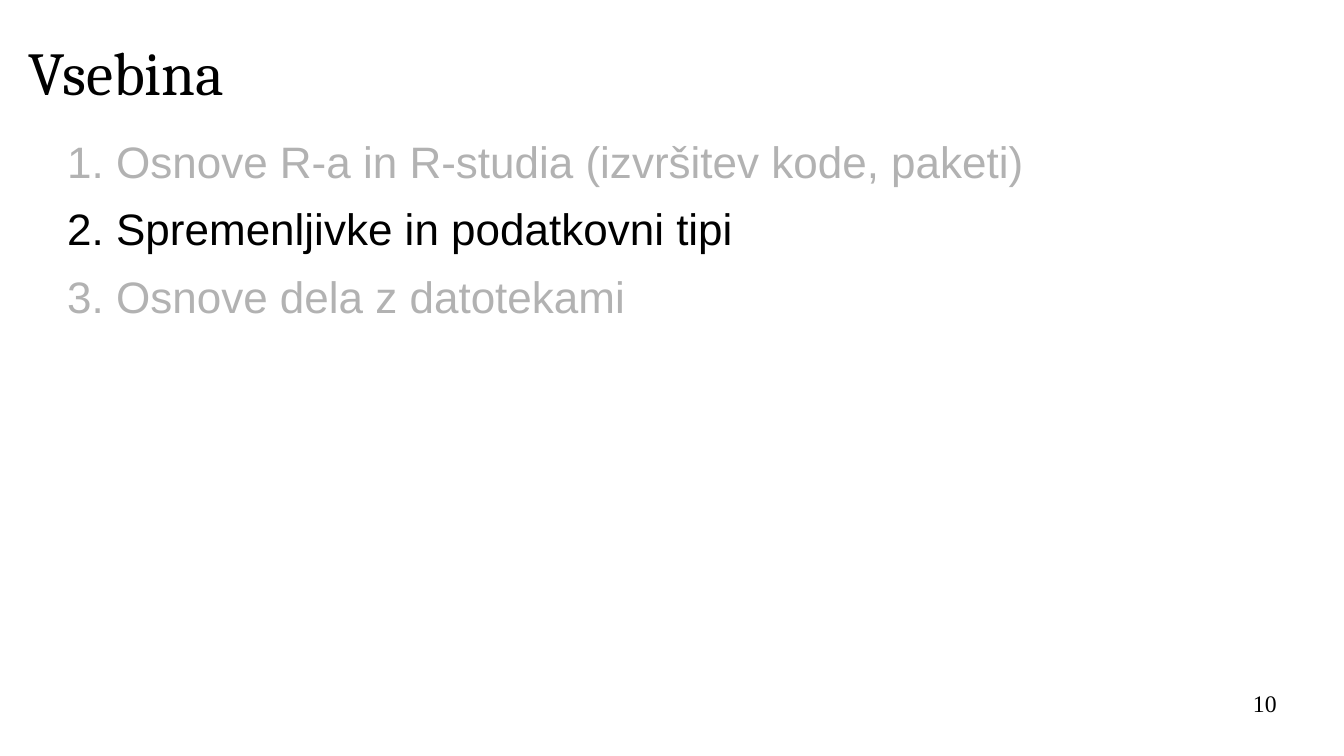
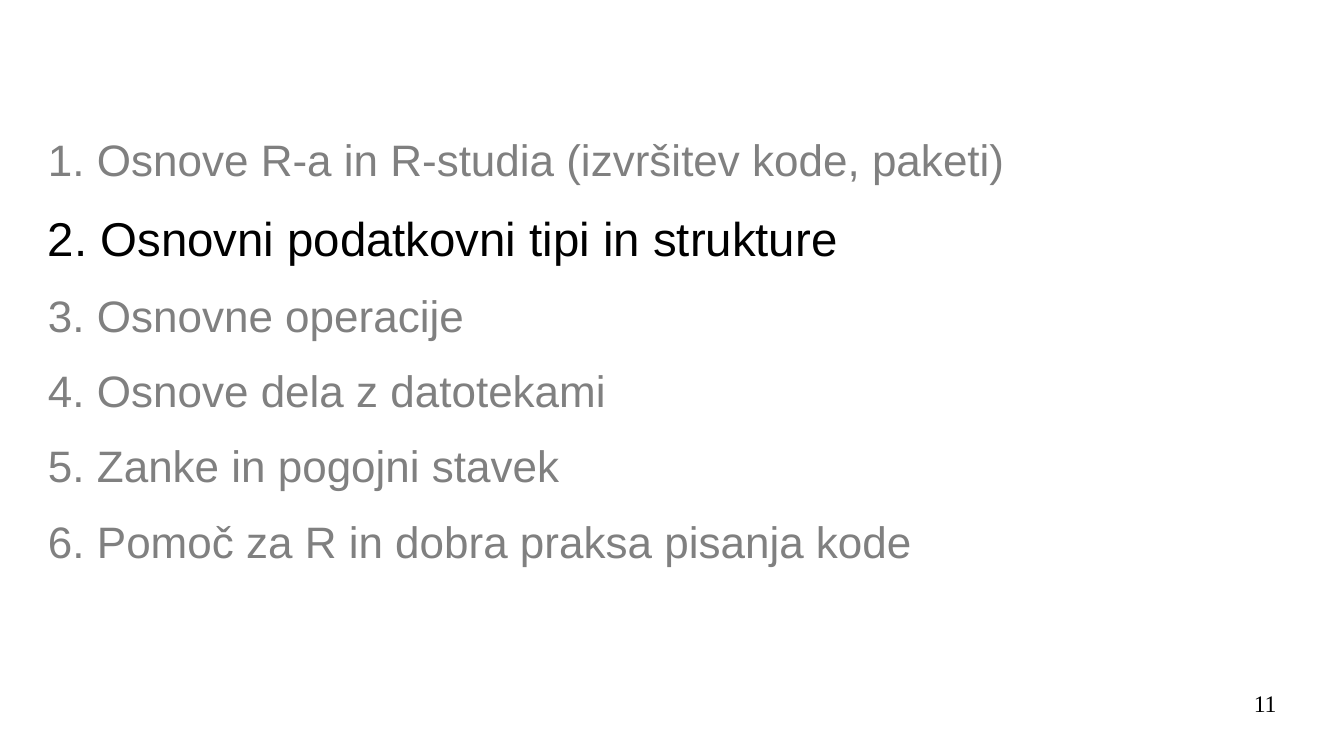
Before and after one commit to janaobsteter/R_tecaj, a slide deck: slide 11 of IT_Rtecaj.odp (slide 10 before the commit). Drawn at 1344x756 pixels with LibreOffice and Linux fonts; fonts in the diff are those of the drawing; background and template pictures are left out. Boxes give left, top, right and bottom in pixels: in the first picture for what was removed or moved away, otherwise in the second. Text is boxed around its words. In the diff, an @@ line names an element or a change of style, - is before the commit and + after.

```diff
--- a/IT_Rtecaj.odp
+++ b/IT_Rtecaj.odp
@@ title removed at (29, 52, 224, 96) @@
-Vsebina
@@ text at (48, 144, 1004, 185): text colour #B2B2B2 to #808080 in "1. Osnove R-a in R-studia (izvršitev kode, ..."; line spacing 1 to 1.15 @@
@@ text "1. Osnove R-a in R-studia ...": place and size @@
-text "1. Osnove R-a in R-studia ..." at (67, 146, 1023, 313)
+text "1. Osnove R-a in R-studia ..." at (48, 144, 1004, 566)
@@ text at (48, 221, 911, 566): text changed; text colour #000000 to #808080 @@
-2. Spremenljivke in podatkovni tipi
-3. Osnove dela z datotekami
+2. Osnovni podatkovni tipi in strukture
+3. Osnovne operacije
+4. Osnove dela z datotekami
+5. Zanke in pogojni stavek
+6. Pomoč za R in dobra praksa pisanja kode
@@ page number at (1254, 696, 1277, 712): text changed @@
-10
+11
```
Also in this commit, not shown: 29 other slides changed, 6 slides added.
